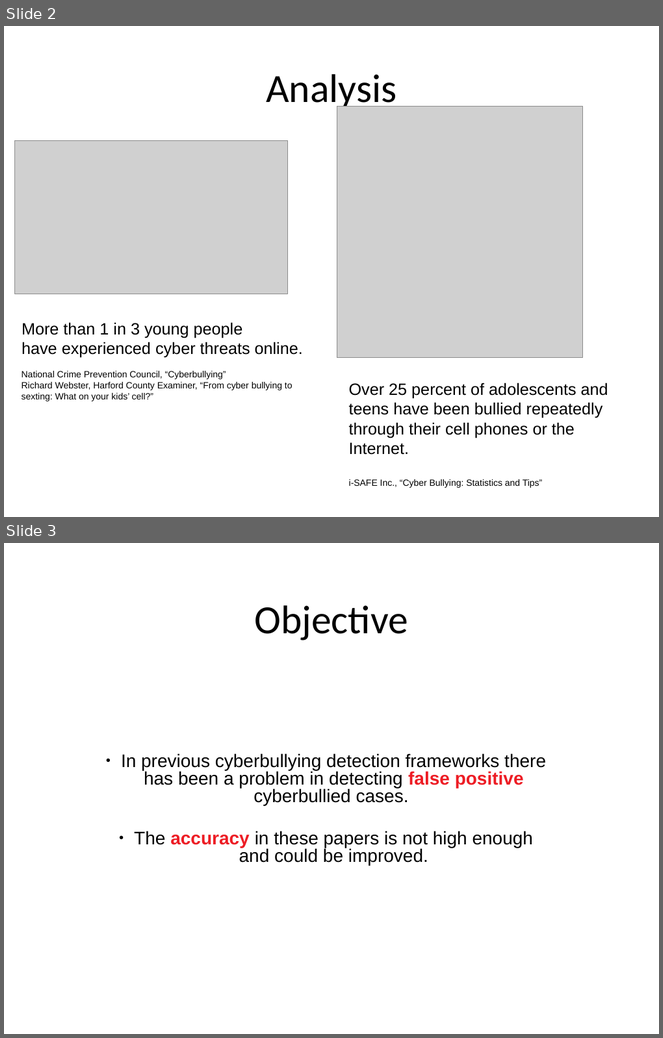
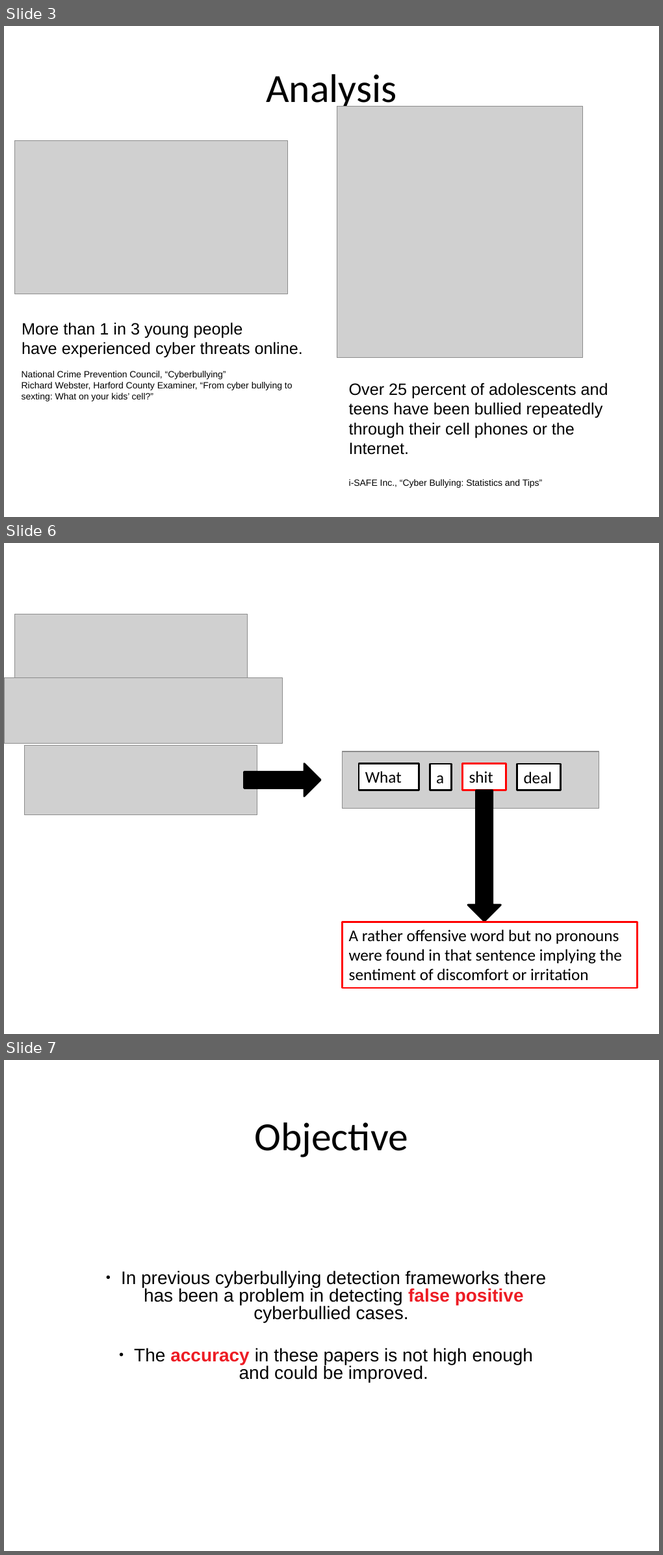
Before and after one commit to DevJohnIbrahim/SSM-GP, a slide deck: SRS/Presentation.pptx. Shown one above the other, each under a label of ours: slides 2 and 3 before the commit, slides 3, 6 and 7 after it; the slides between them are not shown. The pictures are 663x1038 and 663x1555 pixels, drawn with LibreOffice and Linux fonts; fonts in the diff are those of the drawing; grey boxes stand for pictures. Boxes give left, top, right and bottom in pixels: in the first picture for what was removed or moved away, otherwise in the second. Text is boxed around its words. In the diff, an @@ line names an element or a change of style, - is before the commit and + after.

```diff
--- a/SRS/Presentation.pptx
+++ b/SRS/Presentation.pptx
@@ slide 6 added at <box>4,543,659,1034</box>, background #FFFFFF @@
@@ picture added at <box>15,614,248,678</box> @@
@@ picture added at <box>4,678,282,744</box> @@
@@ picture added at <box>25,745,258,815</box> @@
@@ picture added at <box>343,752,599,809</box> @@
@@ right arrow added at <box>244,764,321,797</box>, fill #000000, outline #000000 2 pt @@
@@ rectangle added at <box>359,764,419,790</box>, fill #FFFFFF, outline #000000 2 pt, 18 pt, text #000000 @@
+What
@@ rectangle added at <box>430,764,451,790</box>, fill #FFFFFF, outline #000000 2 pt, 18 pt, text #000000 @@
+a
@@ rectangle added at <box>463,764,506,790</box>, fill #FFFFFF, outline #FF0000 2 pt, 18 pt, text #000000 @@
+shit
@@ rectangle added at <box>517,764,561,790</box>, fill #FFFFFF, outline #000000 2 pt, 18 pt, text #000000 @@
+deal
@@ right arrow added at <box>468,791,501,922</box>, fill #000000, outline #000000 2 pt @@
@@ rectangle added at <box>343,923,638,988</box>, fill #FFFFFF, outline #FF0000 2 pt, 18 pt, text #000000 @@
+A rather offensive word but no pronouns were found in that sentence implying the sentiment of discomfort or irritation
@@ what was slide 2 is now slide 3 @@
@@ what was slide 3 is now slide 7 @@
```
Also in this commit, not shown: 3 other slides added, 4 other files.
